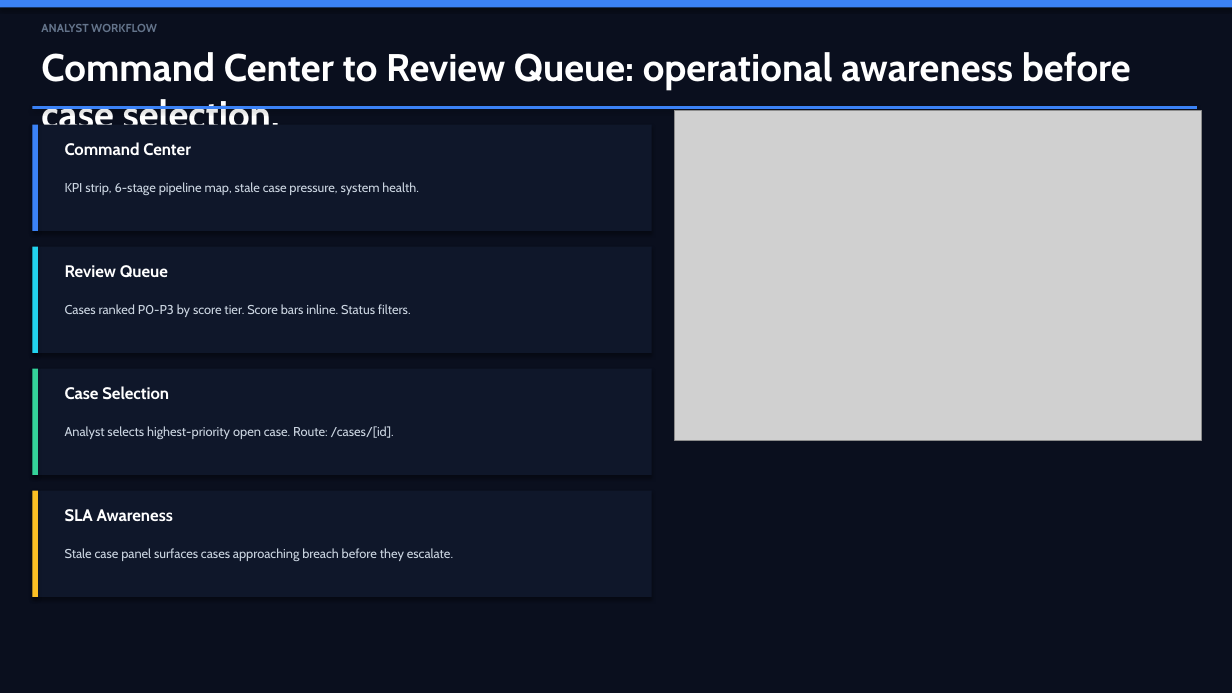
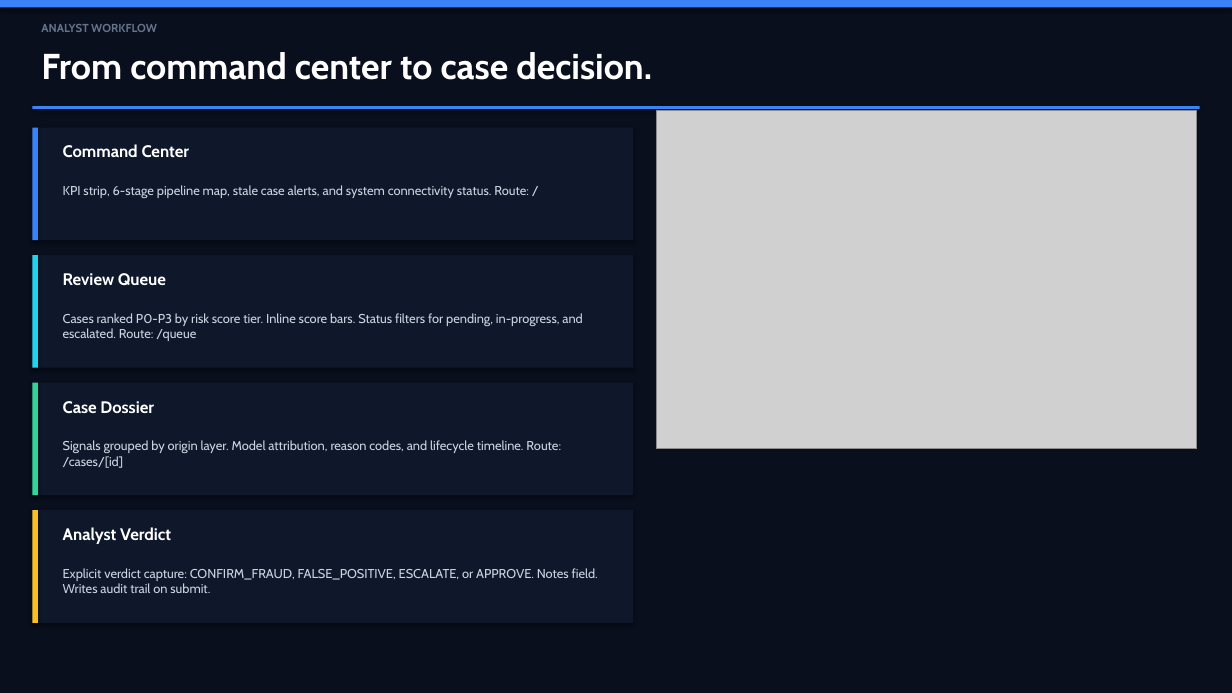
Before and after one commit to IjazKakkodDS/transaction-fraud-intelligence-console, a slide deck: slide 5 of docs/presentation/real-time-fraud-intelligence-console-executive-deck.pptx. Drawn at 1232x693 pixels with LibreOffice and Linux fonts; fonts in the diff are those of the drawing; grey boxes stand for pictures. Boxes give left, top, right and bottom in pixels: in the first picture for what was removed or moved away, otherwise in the second. Text is boxed around its words. In the diff, an @@ line names an element or a change of style, - is before the commit and + after.

Commit message:
Reposition executive deck for product and scale narrative
Rebuilt 12-slide deck from documentation summary into a product and systems
pitch. Added Product Promise, Latency Strategy, and Scale Path slides. Removed
all defensive wording from visible slides. Reframed integration facade as
expansion path. Added author name and video tile. 41/41 validation passes.

```diff
--- a/docs/presentation/real-time-fraud-intelligence-console-executive-deck.pptx
+++ b/docs/presentation/real-time-fraud-intelligence-console-executive-deck.pptx
@@ text at [41, 52, 652, 80]: text changed; size 30 to 28 pt @@
-Command Center to Review Queue: operational awareness before case selection.
+From command center to case decision.
@@ picture: place and size @@
-picture at [675, 111, 1202, 440]
+picture at [656, 111, 1197, 449]
@@ rectangle: place and size @@
-rectangle at [32, 125, 38, 231]
+rectangle at [32, 128, 38, 240]
@@ rectangle: place and size @@
-rectangle at [32, 125, 652, 231]
+rectangle at [32, 128, 633, 240]
@@ text at [63, 185, 529, 198]: text changed @@
-KPI strip, 6-stage pipeline map, stale case pressure, system health.
+KPI strip, 6-stage pipeline map, stale case alerts, and system connectivity status. Route: /
@@ rectangle: place and size @@
-rectangle at [32, 247, 38, 353]
+rectangle at [32, 255, 38, 368]
@@ rectangle: place and size @@
-rectangle at [32, 247, 652, 353]
+rectangle at [32, 255, 633, 368]
@@ text "Review Queue": place and size @@
-text "Review Queue" at [65, 265, 168, 278]
+text "Review Queue" at [63, 273, 166, 286]
@@ text at [63, 313, 582, 341]: text changed @@
-Cases ranked P0-P3 by score tier. Score bars inline. Status filters.
+Cases ranked P0-P3 by risk score tier. Inline score bars. Status filters for pending, in-progress, and escalated. Route: /queue
@@ rectangle: place and size @@
-rectangle at [32, 369, 38, 475]
+rectangle at [32, 383, 38, 495]
@@ rectangle: place and size @@
-rectangle at [32, 369, 652, 475]
+rectangle at [32, 383, 633, 495]
@@ text at [63, 401, 154, 413]: text changed @@
-Case Selection
+Case Dossier
@@ text at [63, 440, 561, 468]: text changed @@
-Analyst selects highest-priority open case. Route: /cases/[id].
+Signals grouped by origin layer. Model attribution, reason codes, and lifecycle timeline. Route: /cases/[id]
@@ rectangle: place and size @@
-rectangle at [32, 491, 38, 597]
+rectangle at [32, 510, 38, 623]
@@ rectangle: place and size @@
-rectangle at [32, 491, 652, 597]
+rectangle at [32, 510, 633, 623]
@@ text at [63, 527, 171, 544]: text changed @@
-SLA Awareness
+Analyst Verdict
@@ text at [63, 568, 598, 593]: text changed @@
-Stale case panel surfaces cases approaching breach before they escalate.
+Explicit verdict capture: CONFIRM_FRAUD, FALSE_POSITIVE, ESCALATE, or APPROVE. Notes field. Writes audit trail on submit.
```
Also in this commit, not shown: 5 other slides changed, 6 slides added, 6 slides removed.
